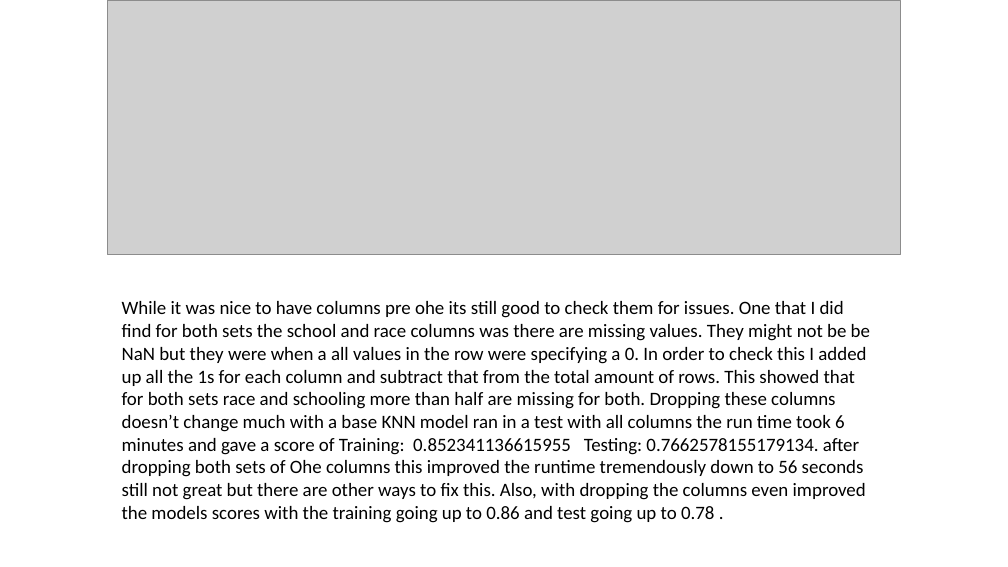
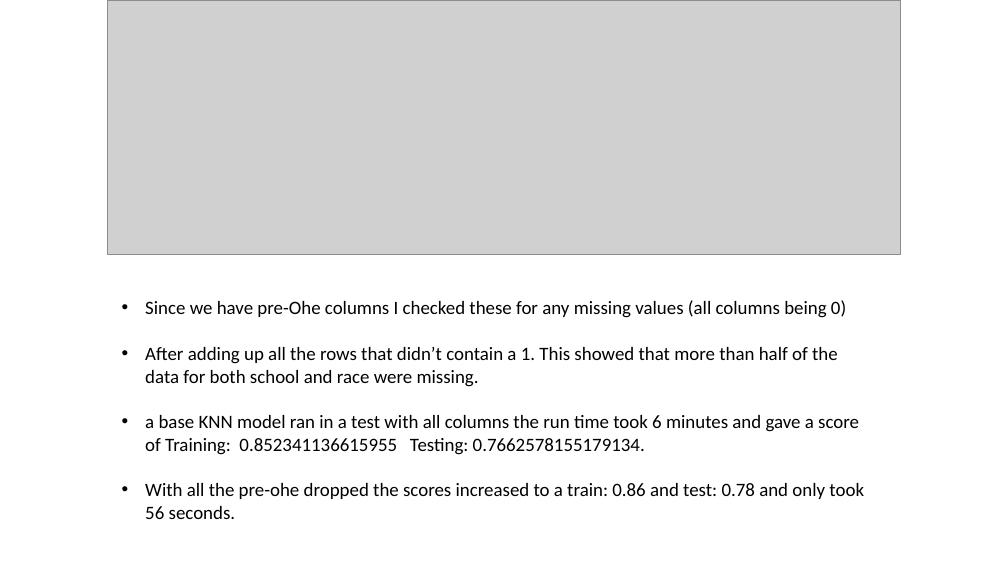
Before and after one commit to SpencerReno/Project_two, a slide deck: slide 11 of Presentation/Salary Prediction Cleaning.pptx. Drawn at 1008x567 pixels with LibreOffice and Linux fonts; fonts in the diff are those of the drawing; grey boxes stand for pictures. Boxes give left, top, right and bottom in pixels: in the first picture for what was removed or moved away, otherwise in the second. Text is boxed around its words. In the diff, an @@ line names an element or a change of style, - is before the commit and + after.

```diff
--- a/Presentation/Salary Prediction Cleaning.pptx
+++ b/Presentation/Salary Prediction Cleaning.pptx
@@ text at [145, 300, 864, 519]: text changed @@
-While it was nice to have columns pre ohe its still good to check them for issues. One that I did find for both sets the school and race columns was there are missing values. They might not be be NaN but they were when a all values in the row were specifying a 0. In order to check this I added up all the 1s for each column and subtract that from the total amount of rows. This showed that for both sets race and schooling more than half are missing for both. Dropping these columns doesn’t change much with a base KNN model ran in a test with all columns the run time took 6 minutes and gave a score of Training: 0.852341136615955 Testing: 0.7662578155179134. after dropping both sets of Ohe columns this improved the runtime tremendously down to 56 seconds still not great but there are other ways to fix this. Also, with dropping the columns even improved the models scores with the training going up to 0.86 and test going up to 0.78 .
+• Since we have pre-Ohe columns I checked these for any missing values (all columns being 0)
+• After adding up all the rows that didn’t contain a 1. This showed that more than half of the data for both school and race were missing.
+• a base KNN model ran in a test with all columns the run time took 6 minutes and gave a score of Training: 0.852341136615955 Testing: 0.7662578155179134.
+• With all the pre-ohe dropped the scores increased to a train: 0.86 and test: 0.78 and only took 56 seconds.
```
Also in this commit, not shown: 8 other slides changed.
